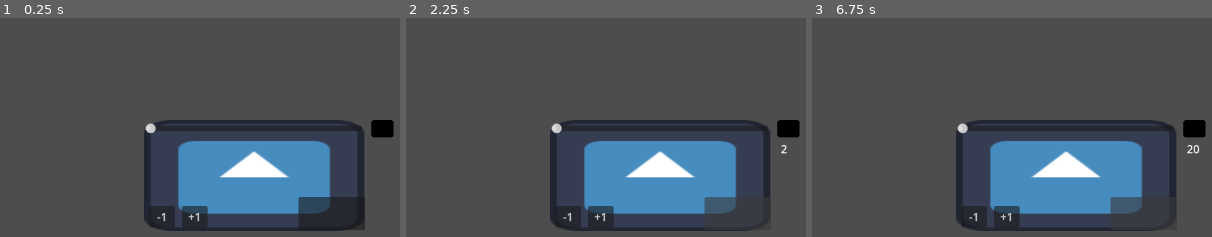
Above: before the commit, frames 1-3 (left to right).
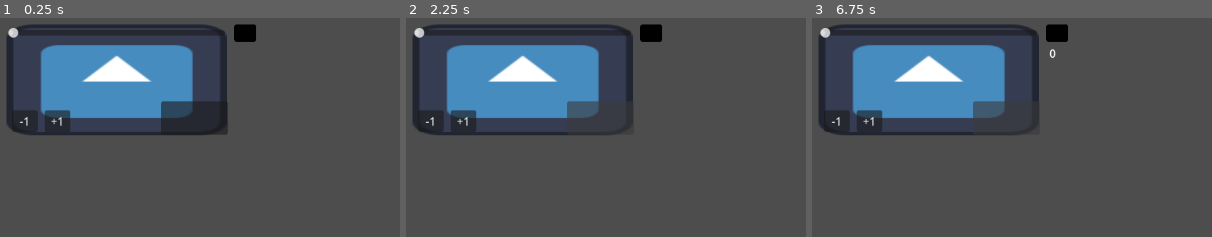
Above: after the commit, the same moments.

Repository: FormerlyWD/serious-game-jam
Game: Godot game, scene res://Scenes/test.tscn
Same seed, same stepped clock (60 frames per second), same inputs: the game is played once before the commit and once after it. The engine's default icon, where the game draws it, is replaced by a stand-in: a white triangle on a blue panel in a dark square.
Inputs (mouse positions are in pixels of both pictures, inside the frame that each line leads up to; where the layout moved, square brackets give the same spot in the first picture):
- Up to frame 1 (0.25 s): no input
- Up to frame 2 (2.25 s): click "+1" at 0.5 s; click "-1" at 1.25 s; click (602, 118) [738, 212] at 2 s
- Up to frame 3 (6.75 s): click "+1" at 2.75 s; click "-1" at 3.5 s; click (1008, 118) [1144, 212] at 4.25 s; click "+1" at 5 s; click "-1" at 5.75 s; click (1008, 118) [1144, 212] at 6.5 s

The runs differ from the first frame. In frame 1, 39% of the frame differs, in the area x 1-99%, y 2-98%; in frame 2, 37%; in frame 3, 37%.

Commit message:
ShiftBlanks

Diff:
--- a/Scenes/test.tscn
+++ b/Scenes/test.tscn
@@ -1,6 +1,7 @@
 [gd_scene format=3 uid="uid://cqprmlotrxfsx"]
 
 [ext_resource type="Script" uid="uid://cwfa0vwadh6a4" path="res://Scenes/deskScene/DeskScene.gd" id="1_8od7v"]
+[ext_resource type="Script" uid="uid://dkftuq0swcdld" path="res://ShiftManager/ShiftBlanks/shift_blank.gd" id="2_2cgwh"]
 [ext_resource type="PackedScene" uid="uid://bqbn0wnsg1ful" path="res://Radio/RadioNode.tscn" id="2_8od7v"]
 [ext_resource type="Script" uid="uid://cdwotjgvtyhjm" path="res://Radio/ClipInsertion/clip_insertion.gd" id="2_35xla"]
 [ext_resource type="Resource" uid="uid://dpag8ljha4aqy" path="res://Radio/ClipInsertion/sample_clip.tres" id="3_5wyu1"]
@@ -19,7 +20,6 @@
 duration = 10.0
 all_clip_insertions = Array[ExtResource("2_35xla")]([ExtResource("3_5wyu1")])
 channel_array = Array[ExtResource("3_i3aeo")]([ExtResource("5_0c07c"), ExtResource("5_0c07c"), ExtResource("5_0c07c")])
-is_clip_insertion_scatter_enabled = true
 clip_insertion_scatter_count = 4
 clip_insertion_scatter_pool = Array[ExtResource("2_35xla")]([SubResource("Resource_2cgwh")])
 metadata/_custom_type_script = "uid://4yh70i0yfekf"
@@ -30,10 +30,10 @@
 
 [node name="RadioNode" parent="." unique_id=170821821 instance=ExtResource("2_8od7v")]
 unique_name_in_owner = true
-offset_left = -345.0
-offset_top = -164.0
-offset_right = -25.0
-offset_bottom = -11.0
+offset_left = -543.0
+offset_top = -302.0
+offset_right = -223.0
+offset_bottom = -149.0
 metadata/_edit_use_anchors_ = true
 
 [node name="Camera2D" type="Camera2D" parent="." unique_id=514651589]
--- /dev/null
+++ b/ShiftManager/ShiftBlanks/shift_blank.gd
@@ -0,0 +1,10 @@
+extends Resource
+class_name ShiftBlank
+
+enum BlockType {
+	PREDETERMINED,
+	SCATTERED
+}
+@export var start_time:float
+@export var end_time:float
+@export var block_type:BlockType = BlockType.SCATTERED
--- a/ShiftManager/ShiftClass/shift_class.gd
+++ b/ShiftManager/ShiftClass/shift_class.gd
@@ -5,7 +5,7 @@
 @export var duration:float = 200
 @export var all_clip_insertions :Array[ClipInsertion]
 @export var channel_array:Array[Channel]
-
+@export var all_blanks:Array[ShiftBlank]
 
 @export var is_clip_insertion_scatter_enabled:bool
 @export var clip_insertion_scatter_count:int = 0
--- a/ShiftManager/ShiftClipScatterProcessing/shift_clip_scatter_processing.gd
+++ b/ShiftManager/ShiftClipScatterProcessing/shift_clip_scatter_processing.gd
@@ -27,6 +27,12 @@
 				start_time_intervals.append(clip.start_time)
 				end_time_intervals.append(clip.end_time)
 
+			for blank in shift_data.all_blanks:
+				if blank.block_type == ShiftBlank.BlockType.PREDETERMINED:
+					continue
+				start_time_intervals.append(blank.start_time)
+				end_time_intervals.append(blank.end_time)
+
 			for clip_loop in range(shift_data.clip_insertion_scatter_count):
 				var clip:ClipInsertion= shift_data.clip_insertion_scatter_pool.pick_random().duplicate()
 
@@ -37,6 +43,8 @@
 					end_time_intervals
 					)
 
+				if not interval:
+					continue
 				clip.start_time = interval.start
 				clip.end_time = interval.end
 				clip.designated_channel = randi_range(0,central_and_static_noise_channels.amount_of_streams-1)
@@ -49,6 +57,17 @@
 			start_time_intervals.resize(channel_count)
 			var end_time_intervals:Array[Array]
 			end_time_intervals.resize(channel_count)
+			var persistent_start_time_intervals:Array[float]
+
+			var persistent_end_time_intervals:Array[float]
+
+
+			for blank in shift_data.all_blanks:
+				if blank.block_type == ShiftBlank.BlockType.PREDETERMINED:
+					continue
+
+				persistent_start_time_intervals.append(blank.start_time)
+				persistent_end_time_intervals.append(blank.end_time)
 			for i in channel_count:
 				start_time_intervals[i] = []
 				end_time_intervals[i] = []
@@ -70,7 +89,8 @@
 					cur_start_time_intervals ,
 					cur_end_time_intervals
 					)
-
+				if not interval:
+					continue
 				clip.start_time = interval.start
 				clip.end_time = interval.end
 				start_time_intervals[clip.designated_channel].append(interval.start)
@@ -80,7 +100,6 @@
 
 
 	shift_data.all_clip_insertions.append_array(clip_packed_array)
-	print("l")
 func generate_non_overlapping_duration(
 	duration:float,
 	maximum_time:float,
Not shown, added: ShiftManager/ShiftBlanks/shift_blank.gd.uid
